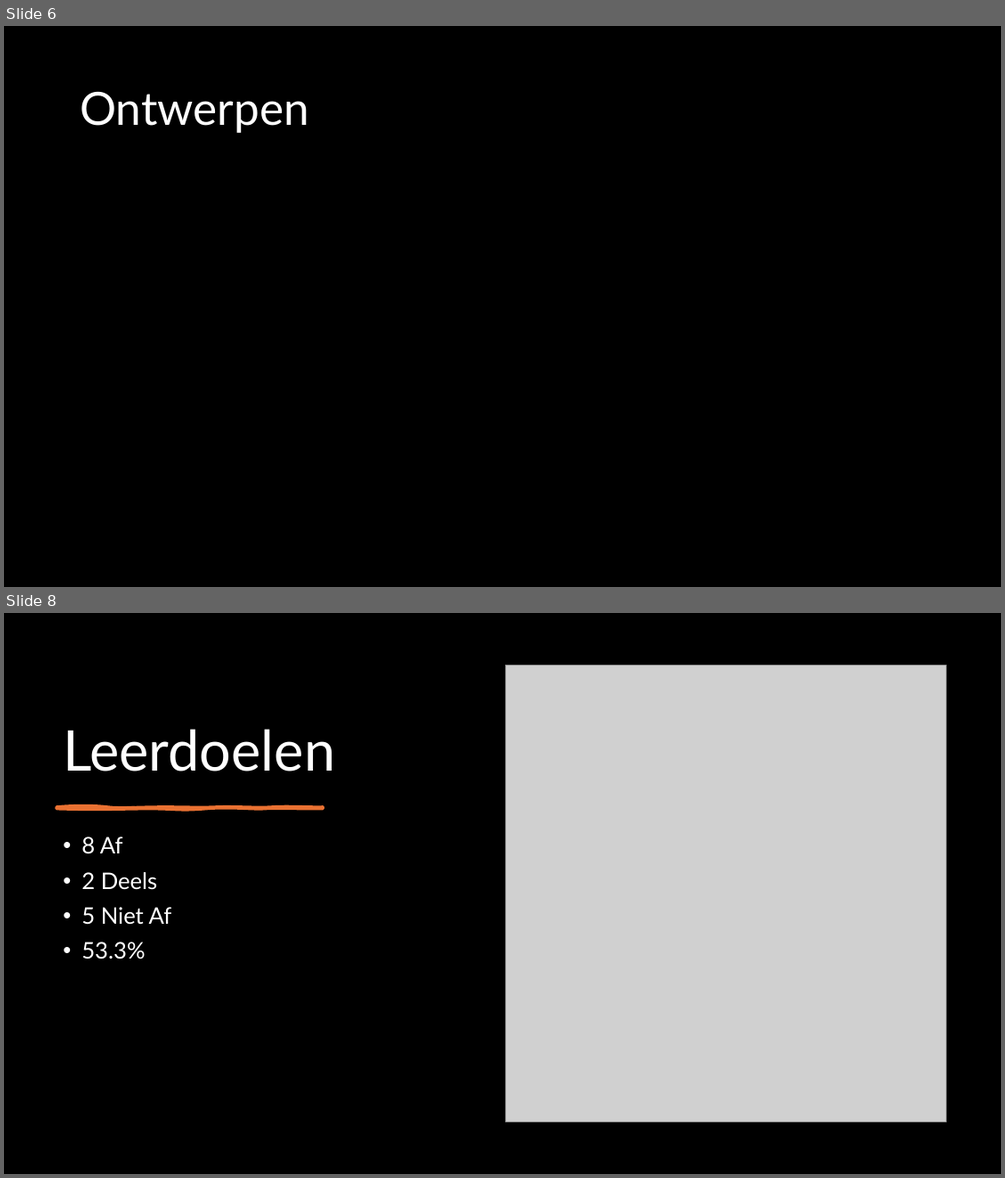
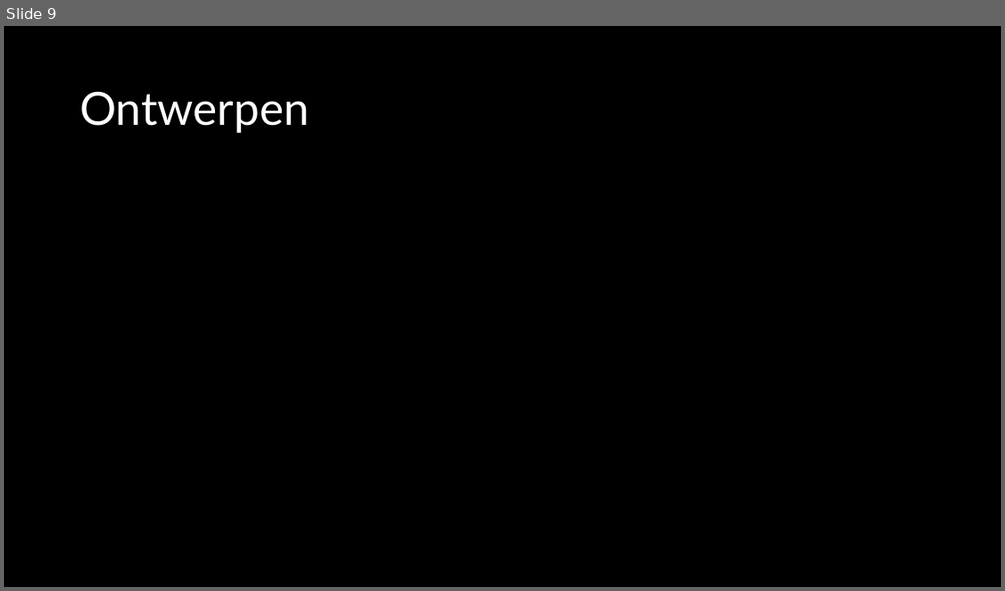
Before and after one commit to TomHeij/Project5-6, a slide deck: Opleverset_Project_5-6/Manage_&_Control/50% Presentatie.pptx. Shown one above the other, each under a label of ours: slides 6 and 8 before the commit, slide 9 after it; the slides between them are not shown. The pictures are 1005x1178 and 1005x591 pixels, drawn with LibreOffice and Linux fonts; fonts in the diff are those of the drawing; grey boxes stand for pictures. Boxes give left, top, right and bottom in pixels: in the first picture for what was removed or moved away, otherwise in the second. Text is boxed around its words. In the diff, an @@ line names an element or a change of style, - is before the commit and + after.

```diff
--- a/Opleverset_Project_5-6/Manage_&_Control/50% Presentatie.pptx
+++ b/Opleverset_Project_5-6/Manage_&_Control/50% Presentatie.pptx
@@ slide 8 removed at (x1=4, y1=613, x2=1001, y2=1174), background #000000 @@
@@ picture removed at (x1=506, y1=666, x2=947, y2=1121) @@
@@ title removed at (x1=63, y1=729, x2=335, y2=771) @@
-Leerdoelen
@@ freeform shape removed at (x1=57, y1=807, x2=323, y2=809) @@
@@ text removed at (x1=81, y1=836, x2=172, y2=959) @@
-• 8 Af
-• 2 Deels
-• 5 Niet Af
-• 53.3%
@@ what was slide 6 is now slide 9 @@
```
Also in this commit, not shown: 2 slides changed, 8 slides added, 3 other slides removed, 1 other file.
